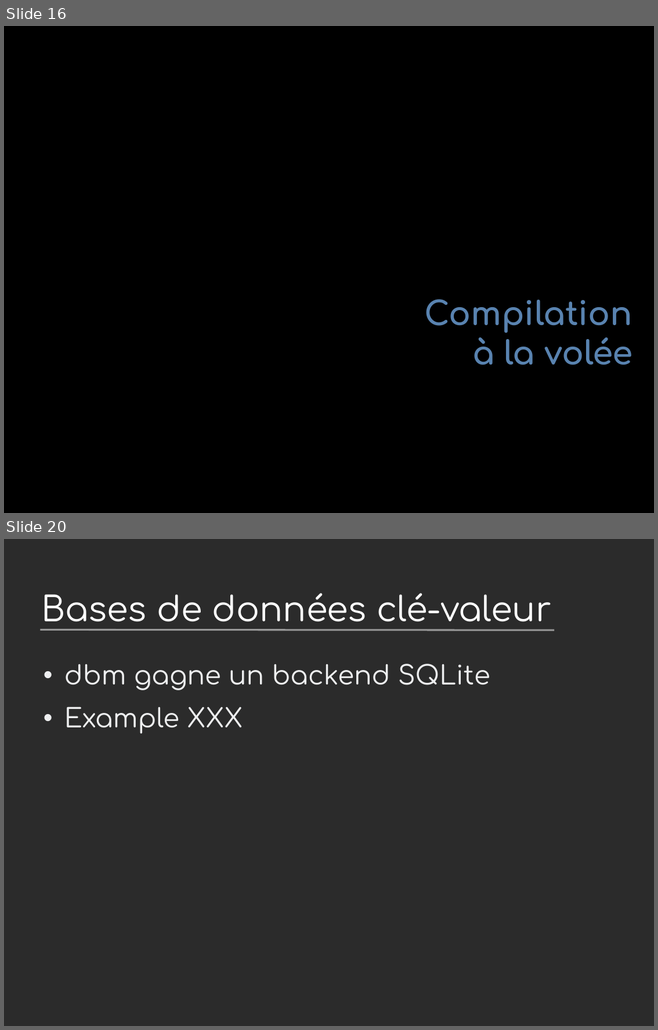
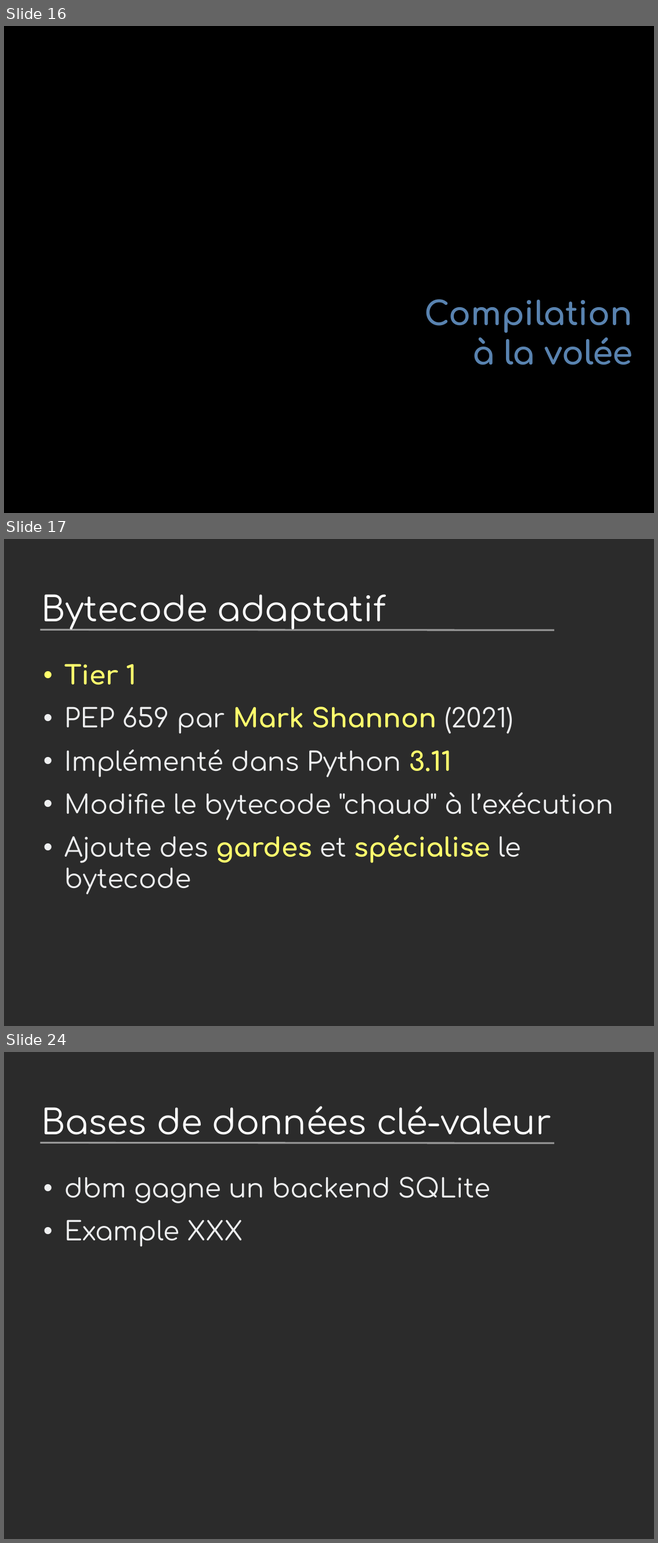
Before and after one commit to vstinner/talks, a slide deck: 2024-PyconFR/nouveautes_python3.13.odp. Shown one above the other, each under a label of ours: slides 16 and 20 before the commit, slides 16, 17 and 24 after it; the slides between them are not shown. The pictures are 658x1030 and 658x1543 pixels, drawn with LibreOffice and Linux fonts; fonts in the diff are those of the drawing; background and template pictures are left out; a plain dark background stands for a picture behind light text. Boxes give left, top, right and bottom in pixels: in the first picture for what was removed or moved away, otherwise in the second. Text is boxed around its words. In the diff, an @@ line names an element or a change of style, - is before the commit and + after.

```diff
--- a/2024-PyconFR/nouveautes_python3.13.odp
+++ b/2024-PyconFR/nouveautes_python3.13.odp
@@ slide 17 added at [4, 539, 654, 1026], background picture (left out); not listed: 1 template element that a slide beside it also shows @@
@@ title added at [41, 594, 386, 630], 42 pt, text #FFFFFF @@
+Bytecode adaptatif
@@ text added at [64, 664, 613, 895], 32 pt, text #EEEFF0 @@
+• Tier 1
+• PEP 659 par Mark Shannon (2021)
+• Implémenté dans Python 3.11
+• Modifie le bytecode "chaud" à l’exécution
+• Ajoute des gardes et spécialise le bytecode
@@ what was slide 20 is now slide 24 @@
```
Also in this commit, not shown: 9 slides changed, 5 other slides added.
